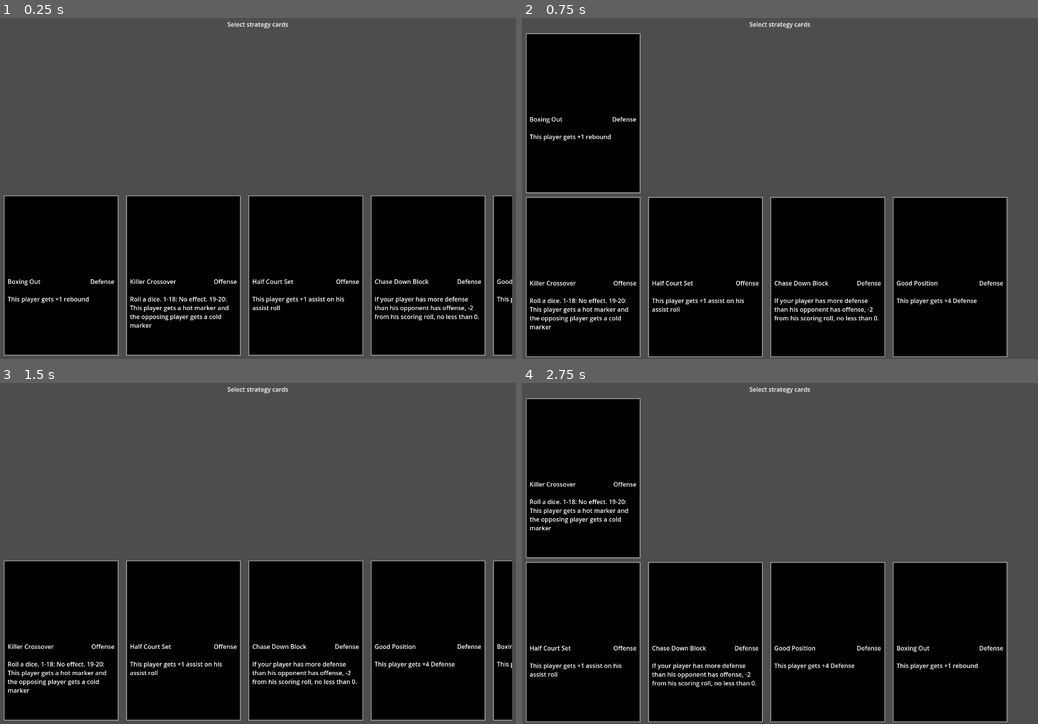
Above: before the commit, frames 1-4 (two rows, left to right).
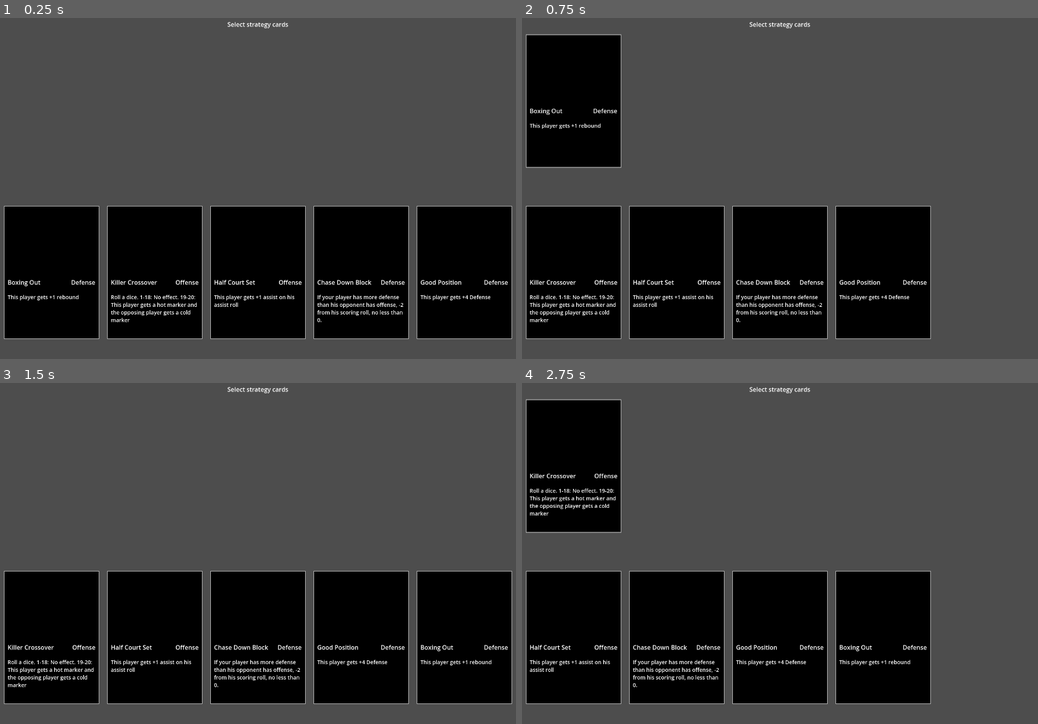
Above: after the commit, the same moments.

Repository: david8zhang/basketball-card-game
Game: Godot game, scene res://scenes/PickStrategyCards.tscn
Two runs of this game, one before a commit and one after it. Both use one fixed random seed, a clock stepped at 60 frames per second and the inputs below. This scene is started directly instead of the project's main scene.
Inputs (mouse positions are in pixels of both pictures, inside the frame that each line leads up to):
- Up to frame 1 (0.25 s): no input
- Up to frame 2 (0.75 s): click (583, 277) at 0.52 s
- Up to frame 3 (1.5 s): click (61, 478) at 1.27 s
- Up to frame 4 (2.75 s): click (583, 642) at 2.02 s

The runs differ from the first frame. In frame 1, 16% of the frame differs, in the area x 0-100%, y 52-100%; in frame 2, 23%; in frame 3, 16%; in frame 4, 23%, in the area x 0-95%, y 4-100%.

Commit message:
added post game reward scene

Diff:
--- a/prefabs/StrategyCard.tscn
+++ b/prefabs/StrategyCard.tscn
@@ -12,7 +12,7 @@
 border_color = Color(0.65098, 0.65098, 0.65098, 1)
 
 [node name="StrategyCard" type="Control"]
-custom_minimum_size = Vector2(300, 420)
+custom_minimum_size = Vector2(250, 350)
 layout_mode = 3
 anchors_preset = 8
 anchor_left = 0.5
@@ -21,21 +21,17 @@
 anchor_bottom = 0.5
 grow_horizontal = 2
 grow_vertical = 2
+size_flags_horizontal = 4
+size_flags_vertical = 4
 script = ExtResource("1_omdm6")
 strategy_card_config = ExtResource("2_3c6jq")
 
 [node name="Panel" type="Panel" parent="."]
-custom_minimum_size = Vector2(280, 420)
+custom_minimum_size = Vector2(250, 350)
 layout_mode = 1
-anchors_preset = 8
-anchor_left = 0.5
-anchor_top = 0.5
-anchor_right = 0.5
-anchor_bottom = 0.5
-offset_left = -150.0
-offset_top = -210.0
-offset_right = 150.0
-offset_bottom = 210.0
+anchors_preset = 15
+anchor_right = 1.0
+anchor_bottom = 1.0
 grow_horizontal = 2
 grow_vertical = 2
 theme_override_styles/panel = SubResource("StyleBoxFlat_7wo1j")
@@ -56,7 +52,7 @@
 layout_mode = 2
 
 [node name="TextureRect" type="TextureRect" parent="Panel/MarginContainer/VBoxContainer"]
-custom_minimum_size = Vector2(2.08165e-12, 200)
+custom_minimum_size = Vector2(0, 175)
 layout_mode = 2
 
 [node name="HBoxContainer" type="HBoxContainer" parent="Panel/MarginContainer/VBoxContainer"]
@@ -80,12 +76,13 @@
 horizontal_alignment = 2
 
 [node name="Control" type="Control" parent="Panel/MarginContainer/VBoxContainer"]
-custom_minimum_size = Vector2(2.08165e-12, 15)
+custom_minimum_size = Vector2(0, 10)
 layout_mode = 2
 size_flags_horizontal = 3
 
 [node name="CardDescription" type="RichTextLabel" parent="Panel/MarginContainer/VBoxContainer"]
 layout_mode = 2
+theme_override_font_sizes/normal_font_size = 14
 text = "This player scores 2 points. Roll a D20. If it's a 20, give each player on your team a hot marker"
 fit_content = true
 
--- a/scenes/GameOver.tscn
+++ b/scenes/FinalScore.tscn
@@ -1,7 +1,6 @@
-[gd_scene load_steps=5 format=3 uid="uid://dvid1m0m2lsrf"]
-
-[ext_resource type="Script" uid="uid://b8j8u7sqqnund" path="res://scripts/GameOver.gd" id="1_xl4kn"]
-[ext_resource type="PackedScene" uid="uid://cmh2p7sqkladm" path="res://prefabs/BoxScoreRow.tscn" id="2_sjhit"]
+[gd_scene load_steps=4 format=3 uid="uid://dvid1m0m2lsrf"]
+
+[ext_resource type="Script" uid="uid://crdwkxppbqkd2" path="res://scripts/FinalScore.gd" id="1_40ovk"]
 
 [sub_resource type="StyleBoxFlat" id="StyleBoxFlat_hsuhp"]
 bg_color = Color(0, 0, 0, 1)
@@ -14,9 +13,8 @@
 bg_color = Color(0.6, 0.6, 0.6, 0)
 border_width_bottom = 1
 
-[node name="GameOver" type="Node2D"]
-script = ExtResource("1_xl4kn")
-box_score_row = ExtResource("2_sjhit")
+[node name="FinalScore" type="Node2D"]
+script = ExtResource("1_40ovk")
 
 [node name="CanvasLayer" type="CanvasLayer" parent="."]
 
--- a/scenes/PickStrategyCards.tscn
+++ b/scenes/PickStrategyCards.tscn
@@ -35,16 +35,15 @@
 offset_bottom = 2.0
 grow_horizontal = 2
 grow_vertical = 2
-theme_override_constants/separation = -20
+theme_override_constants/separation = 0
 
 [node name="MarginContainer" type="MarginContainer" parent="VBoxContainer"]
 layout_mode = 2
 theme_override_constants/margin_left = 10
-theme_override_constants/margin_top = 40
 theme_override_constants/margin_right = 10
 
 [node name="ScrollContainer" type="ScrollContainer" parent="VBoxContainer/MarginContainer"]
-custom_minimum_size = Vector2(2.08165e-12, 450)
+custom_minimum_size = Vector2(0, 450)
 layout_mode = 2
 vertical_scroll_mode = 0
 
@@ -53,6 +52,7 @@
 layout_mode = 2
 size_flags_vertical = 3
 theme_override_constants/separation = 20
+alignment = 1
 
 [node name="MarginContainer2" type="MarginContainer" parent="VBoxContainer"]
 layout_mode = 2
@@ -60,7 +60,7 @@
 theme_override_constants/margin_right = 10
 
 [node name="ScrollContainer" type="ScrollContainer" parent="VBoxContainer/MarginContainer2"]
-custom_minimum_size = Vector2(2.08165e-12, 450)
+custom_minimum_size = Vector2(0, 450)
 layout_mode = 2
 vertical_scroll_mode = 0
 
@@ -69,6 +69,7 @@
 layout_mode = 2
 size_flags_vertical = 3
 theme_override_constants/separation = 20
+alignment = 1
 
 [node name="Continue" type="Button" parent="."]
 visible = false
--- /dev/null
+++ b/scenes/PostGameRewards.tscn
@@ -0,0 +1,111 @@
+[gd_scene load_steps=4 format=3 uid="uid://dnbce8jv4hm47"]
+
+[ext_resource type="Script" uid="uid://d2j77qjbufmw0" path="res://scripts/PostGameRewards.gd" id="1_cgxef"]
+[ext_resource type="PackedScene" uid="uid://bi2ksw8anhd4v" path="res://prefabs/StrategyCard.tscn" id="1_mnhli"]
+
+[sub_resource type="StyleBoxFlat" id="StyleBoxFlat_mnhli"]
+bg_color = Color(0, 0, 0, 1)
+
+[node name="PostGameRewards" type="Control"]
+layout_mode = 3
+anchors_preset = 15
+anchor_right = 1.0
+anchor_bottom = 1.0
+grow_horizontal = 2
+grow_vertical = 2
+script = ExtResource("1_cgxef")
+
+[node name="Panel" type="Panel" parent="."]
+layout_mode = 1
+anchors_preset = 15
+anchor_right = 1.0
+anchor_bottom = 1.0
+grow_horizontal = 2
+grow_vertical = 2
+theme_override_styles/panel = SubResource("StyleBoxFlat_mnhli")
+
+[node name="Title" type="Label" parent="."]
+layout_mode = 1
+anchors_preset = 5
+anchor_left = 0.5
+anchor_right = 0.5
+offset_left = -91.0
+offset_top = 50.0
+offset_right = 91.0
+offset_bottom = 119.0
+grow_horizontal = 2
+theme_override_font_sizes/font_size = 50
+text = "Victory!"
+
+[node name="VBoxContainer" type="VBoxContainer" parent="."]
+layout_mode = 1
+anchors_preset = 8
+anchor_left = 0.5
+anchor_top = 0.5
+anchor_right = 0.5
+anchor_bottom = 0.5
+offset_left = -395.0
+offset_top = -198.0
+offset_right = 395.0
+offset_bottom = 198.0
+grow_horizontal = 2
+grow_vertical = 2
+theme_override_constants/separation = 0
+
+[node name="HBoxContainer" type="HBoxContainer" parent="VBoxContainer"]
+layout_mode = 2
+
+[node name="SalaryCap" type="Label" parent="VBoxContainer/HBoxContainer"]
+layout_mode = 2
+size_flags_horizontal = 2
+theme_override_font_sizes/font_size = 30
+text = "Salary Cap"
+
+[node name="SalaryCapIncrAmt" type="Label" parent="VBoxContainer/HBoxContainer"]
+layout_mode = 2
+size_flags_horizontal = 8
+theme_override_font_sizes/font_size = 30
+text = "+100"
+
+[node name="Spacer" type="Control" parent="VBoxContainer"]
+custom_minimum_size = Vector2(0, 50)
+layout_mode = 2
+
+[node name="Title" type="Label" parent="VBoxContainer"]
+layout_mode = 2
+theme_override_font_sizes/font_size = 30
+text = "Choose Reward:"
+
+[node name="Spacer2" type="Control" parent="VBoxContainer"]
+custom_minimum_size = Vector2(0, 15)
+layout_mode = 2
+
+[node name="HBoxContainer2" type="HBoxContainer" parent="VBoxContainer"]
+layout_mode = 2
+theme_override_constants/separation = 20
+alignment = 1
+
+[node name="StrategyCard" parent="VBoxContainer/HBoxContainer2" instance=ExtResource("1_mnhli")]
+layout_mode = 2
+
+[node name="StrategyCard2" parent="VBoxContainer/HBoxContainer2" instance=ExtResource("1_mnhli")]
+layout_mode = 2
+
+[node name="StrategyCard3" parent="VBoxContainer/HBoxContainer2" instance=ExtResource("1_mnhli")]
+layout_mode = 2
+
+[node name="Button" type="Button" parent="."]
+custom_minimum_size = Vector2(150, 0)
+layout_mode = 1
+anchors_preset = 3
+anchor_left = 1.0
+anchor_top = 1.0
+anchor_right = 1.0
+anchor_bottom = 1.0
+offset_left = -200.0
+offset_top = -70.0
+offset_right = -50.0
+offset_bottom = -39.0
+grow_horizontal = 0
+grow_vertical = 0
+text = "Skip"
--- a/scripts/GameOver.gd
+++ b/scripts/FinalScore.gd
@@ -1,4 +1,4 @@
-class_name GameOver
+class_name FinalScore
 extends Node2D
 
 @onready var player_score: RichTextLabel = $CanvasLayer/Control/VBoxContainer/HBoxContainer/PlayerScore
--- a/scripts/Game.gd
+++ b/scripts/Game.gd
@@ -29,6 +29,7 @@
 @export var matchup_container_scene: PackedScene
 @export var quarter_end_modal_scene: PackedScene
 @export var rebound_tally_scene: PackedScene
+@export var MAX_QUARTERS := 4
 
 var matchup_container: MatchupContainer
 var quarter_end_modal: QuarterEnd
@@ -40,6 +41,7 @@
 var curr_player_quarter_score := 0
 var curr_cpu_quarter_score := 0
 var is_cpu_scoring := false
+var rebound_tally
 
 class BoxScoreStatLine:
 	var full_name: String
@@ -158,7 +160,7 @@
 	process_matchup_stats(all_stats, side, assists_used)
 	if is_quarter_completed():
 		is_cpu_scoring = false
-		var rebound_tally = rebound_tally_scene.instantiate() as ReboundTally
+		rebound_tally = rebound_tally_scene.instantiate() as ReboundTally
 		canvas_layer.add_child(rebound_tally)
 		rebound_tally.hide()
 		var on_rebound_tally_complete = func():
@@ -168,15 +170,14 @@
 			curr_cpu_quarter_score += cpu_reb
 			player_score_label.text = str(get_player_score() + player_reb)
 			cpu_score_label.text = str(get_cpu_score() + cpu_reb)
-			rebound_tally.queue_free()
 			show_quarter_end_info_modal()
-		handle_rebound_tally(rebound_tally, on_rebound_tally_complete)
+		handle_rebound_tally(on_rebound_tally_complete)
 	elif side == Side.PLAYER:
 		cpu_select_card_to_score_with()
 	else:
 		is_cpu_scoring = false
 
-func handle_rebound_tally(rebound_tally: ReboundTally, cb: Callable):
+func handle_rebound_tally(cb: Callable):
 	var player_score_data = {
 		"points": get_player_score(),
 		"assists": get_assists(player_assists_label),
@@ -196,13 +197,13 @@
 	quarter_scores["cpu"].append(curr_cpu_quarter_score)
 	curr_player_quarter_score = 0
 	curr_cpu_quarter_score = 0
-	if quarter_number == 4:
+	if quarter_number == MAX_QUARTERS:
 		SceneVariables.quarter_scores = quarter_scores
 		SceneVariables.full_cpu_scorer_statlines = full_cpu_scorer_statlines
 		SceneVariables.full_player_scorer_statlines = full_player_scorer_statlines
 		SceneVariables.player_score = get_player_score()
 		SceneVariables.cpu_score = get_cpu_score()
-		get_tree().change_scene_to_file("res://scenes/GameOver.tscn")
+		get_tree().change_scene_to_file("res://scenes/FinalScore.tscn")
 	else:
 		quarter_end_modal = quarter_end_modal_scene.instantiate() as QuarterEnd
 		canvas_layer.add_child(quarter_end_modal)
@@ -296,6 +297,7 @@
 	player_completed_scorer_positions = []
 	cpu_completed_scorer_positions = []
 	quarter_end_modal.queue_free()
+	rebound_tally.queue_free()
 	for card in player_team.get_starting_cards():
 		card.button.flat = true
 	for card in cpu_team.get_starting_cards():
--- /dev/null
+++ b/scripts/PostGameRewards.gd
@@ -0,0 +1,2 @@
+class_name PostGameRewards
+extends Control
Not shown, added: scripts/FinalScore.gd.uid
Not shown, removed: scripts/GameOver.gd.uid
Not shown, added: scripts/PostGameRewards.gd.uid
